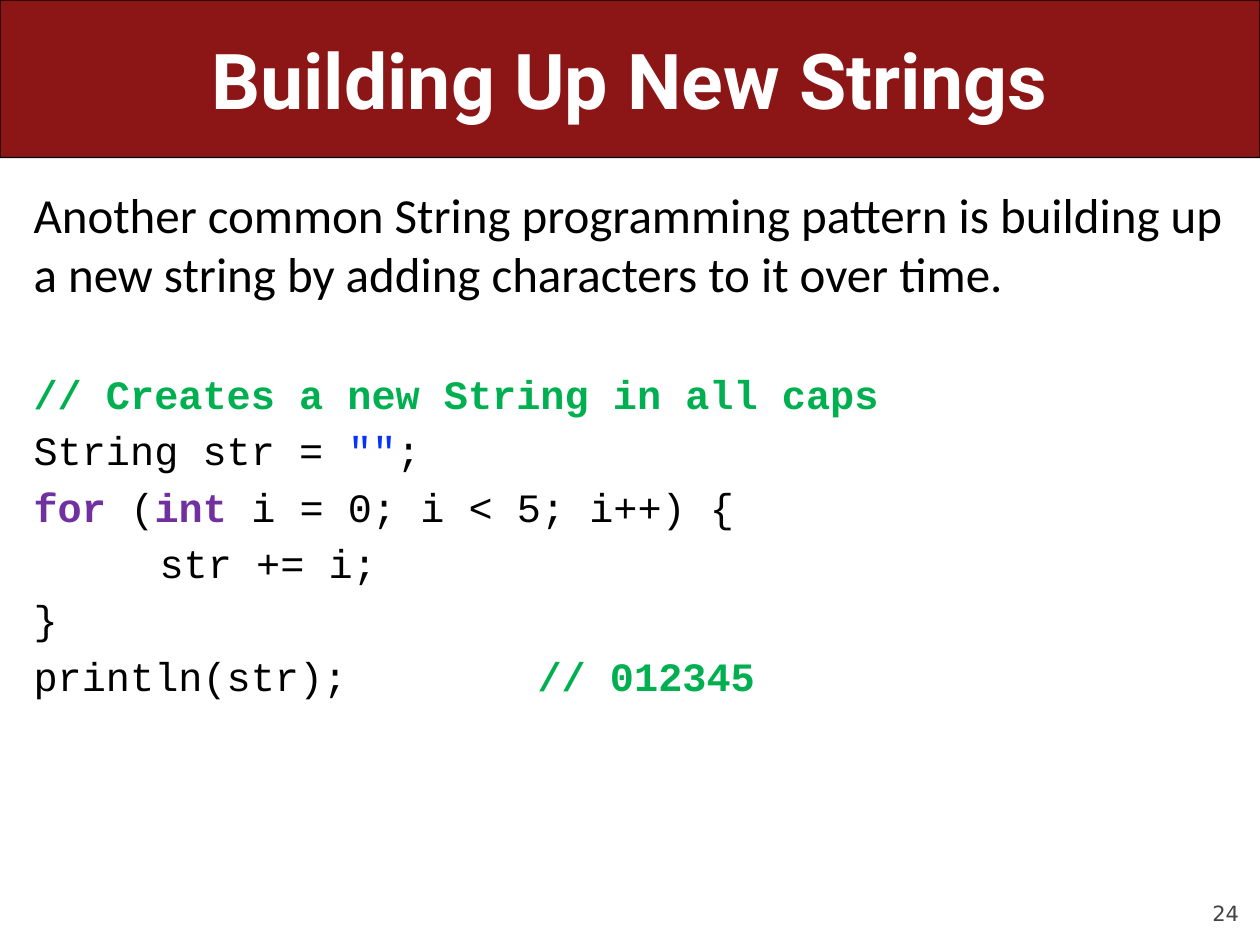
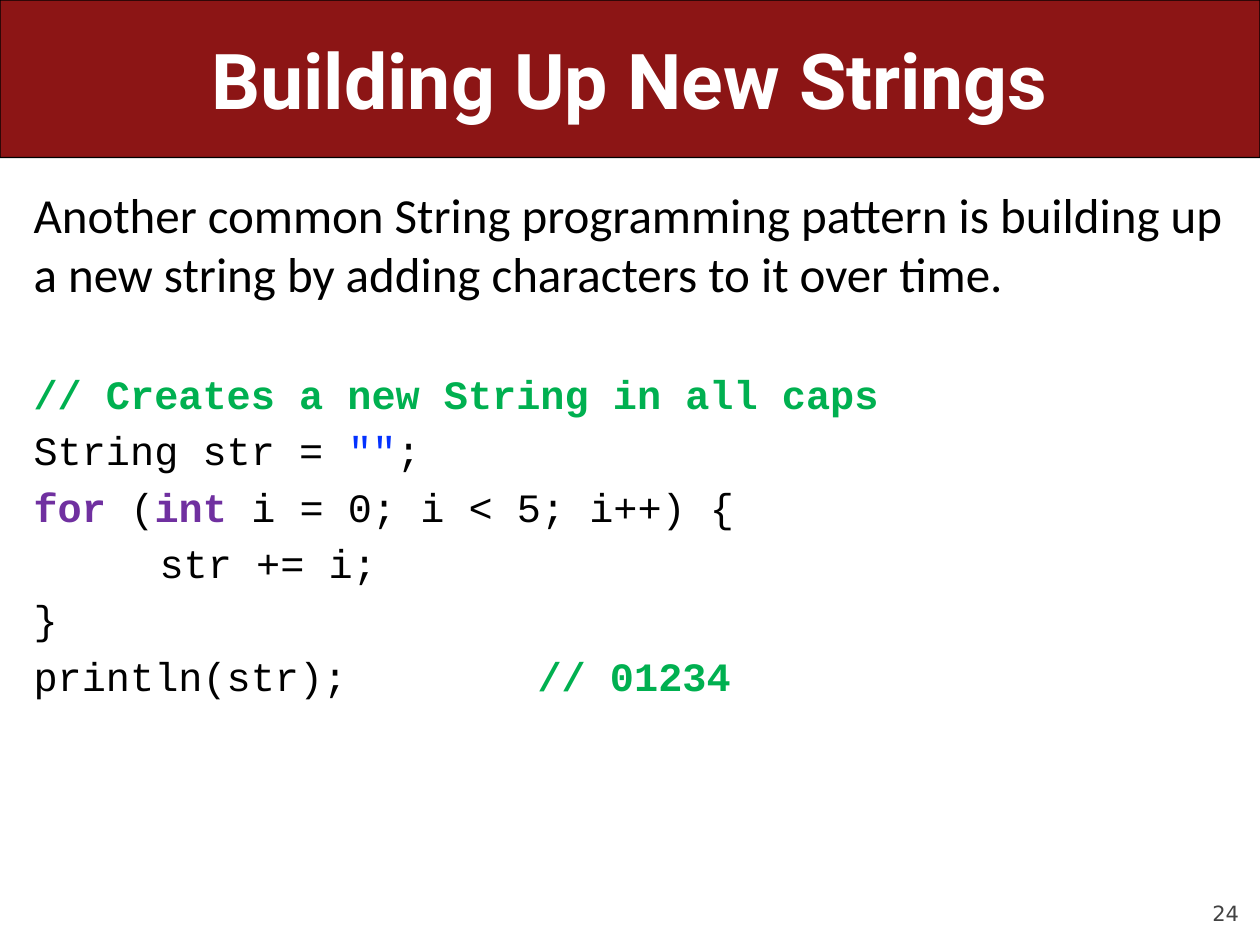
Before and after one commit to ckincaid17/cs106a-summer-2018, a slide deck: slide 24 of WWW/lectures/Lecture9/Lecture9.pptx. Drawn at 1260x945 pixels with LibreOffice and Linux fonts; fonts in the diff are those of the drawing. Boxes give left, top, right and bottom in pixels: in the first picture for what was removed or moved away, otherwise in the second. Text is boxed around its words. In the diff, an @@ line names an element or a change of style, - is before the commit and + after.

```diff
--- a/WWW/lectures/Lecture9/Lecture9.pptx
+++ b/WWW/lectures/Lecture9/Lecture9.pptx
@@ text at [34, 662, 731, 700]: text changed @@
-println(str); // 012345
+println(str); // 01234
```
Also in this commit, not shown: 1 other slide changed, 41 other files.
